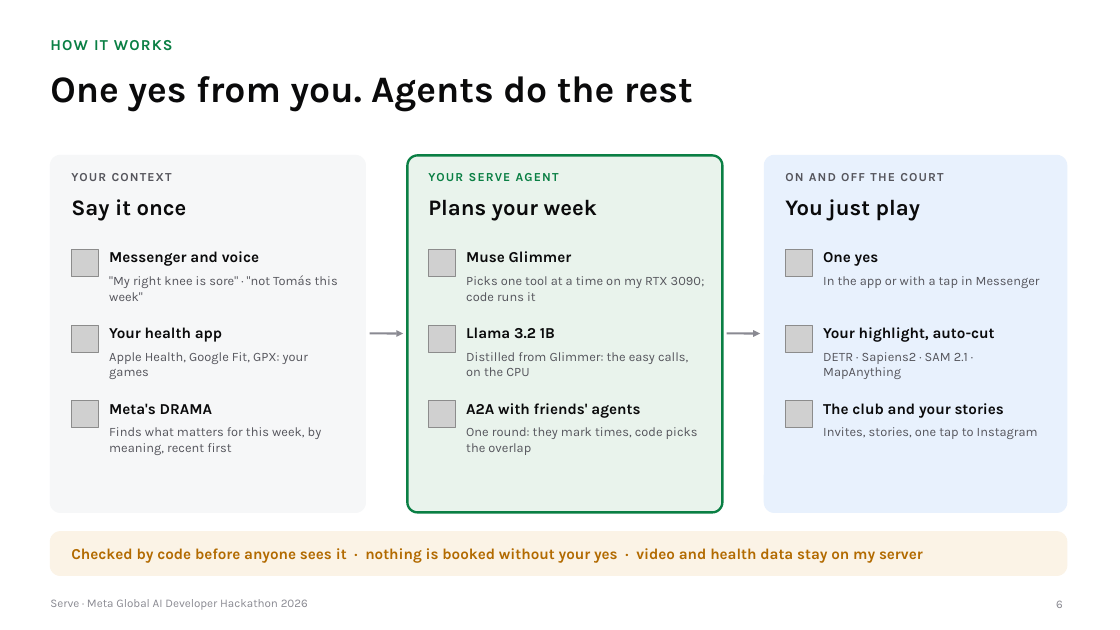
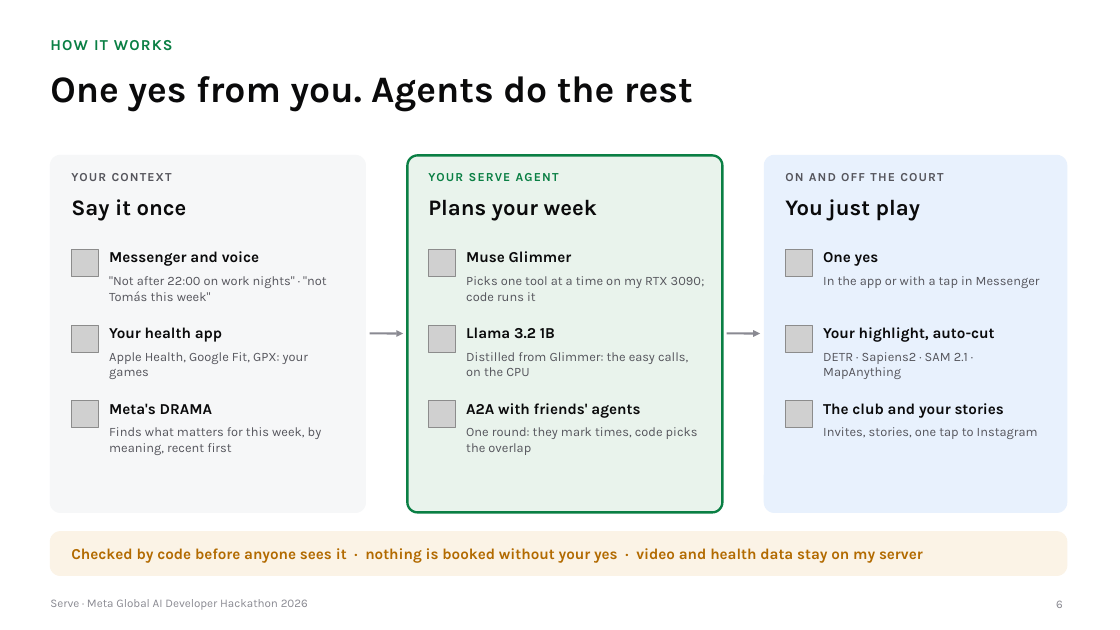
Before and after one commit to gino6178/serve-meta-hackathon, a slide deck: slide 6 of video/deck/Serve_Meta_deck.pptx. Drawn at 1120x630 pixels with LibreOffice and Linux fonts; fonts in the diff are those of the drawing; grey boxes stand for pictures. Boxes give left, top, right and bottom in pixels: in the first picture for what was removed or moved away, otherwise in the second. Text is boxed around its words. In the diff, an @@ line names an element or a change of style, - is before the commit and + after.

```diff
--- a/video/deck/Serve_Meta_deck.pptx
+++ b/video/deck/Serve_Meta_deck.pptx
@@ text at bbox=[109, 276, 327, 301]: text changed @@
-"My right knee is sore" · "not Tomás this week"
+"Not after 22:00 on work nights" · "not Tomás this week"
```
Also in this commit, not shown: 12 other slides changed, 3 slides added, 1 slide removed, 4 other files.
